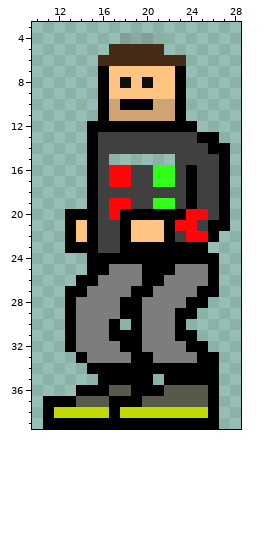
File history of a pixel-art sprite, data/Sprites/NPC/Dennis/DennisIdle0.png. That is the earlier state.
The file is 40x40 pixels. Pixels under 10% opacity are left out. Colours within 5 levels of each other are drawn and written as one. Shown: x 10..28, y 3..39.
The same view after the edit:
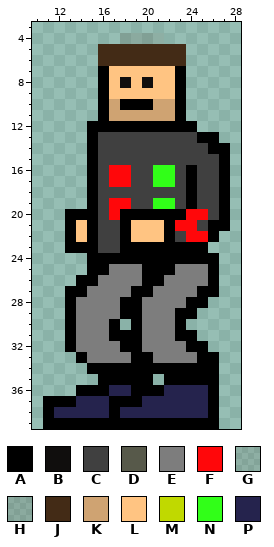
Palette (. is transparent): A #000000  B #100e0d  C #404040  D #57594a  E #7d7d7d  F #ff070a  G #432b161a  H #432b1622  J #432b16  K #cfa372  L #ffc482  M #c0d900  N #31ff18  P #25234d
Change:
y 5: x 16 . -> J; x 22..23 .. -> JJ
y 15: x 17..22 ...... -> CCCCCC
y 36: x 17..18 DD -> PP; x 22..25 DDDD -> PPPP
y 37: x 14..16 DDD -> PPP; x 20..25 DDDDDD -> PPPPPP
y 38: x 12..16 MMMMM -> PPPPP; x 18..25 MMMMMMMM -> PPPPPPPP
